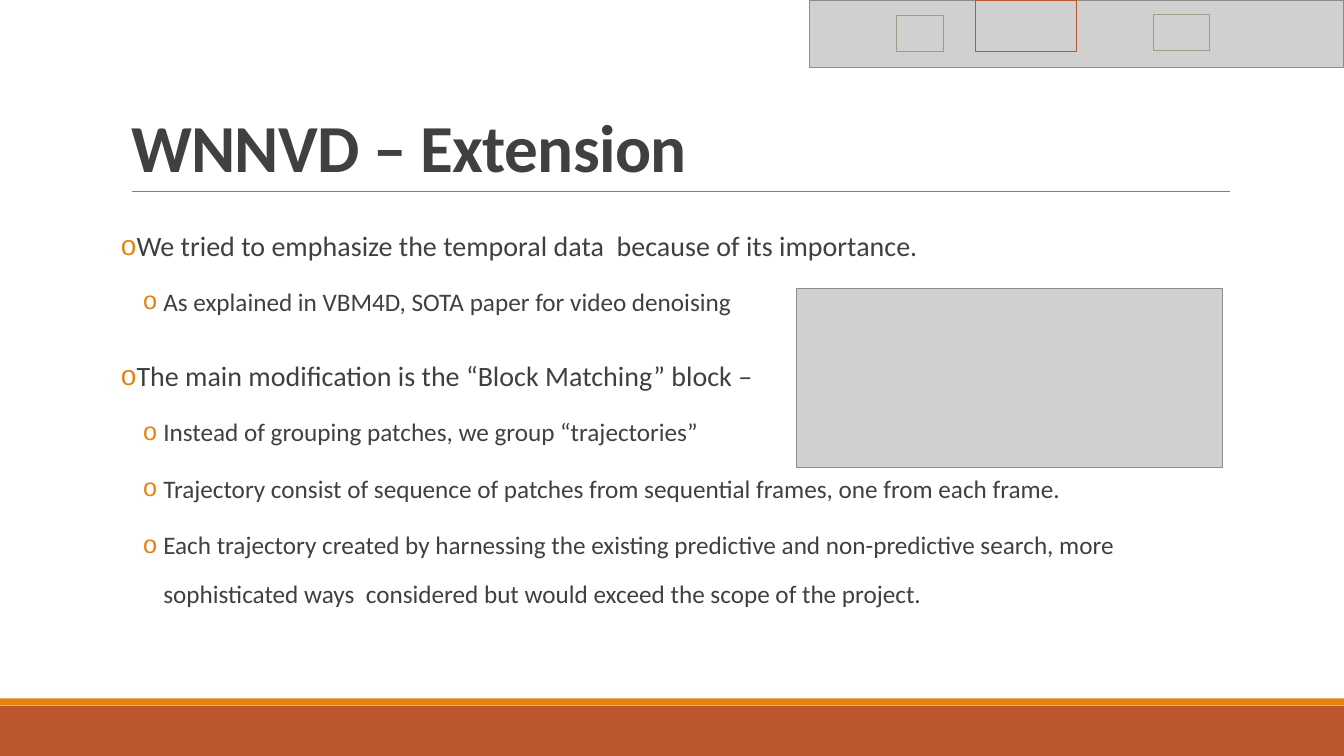
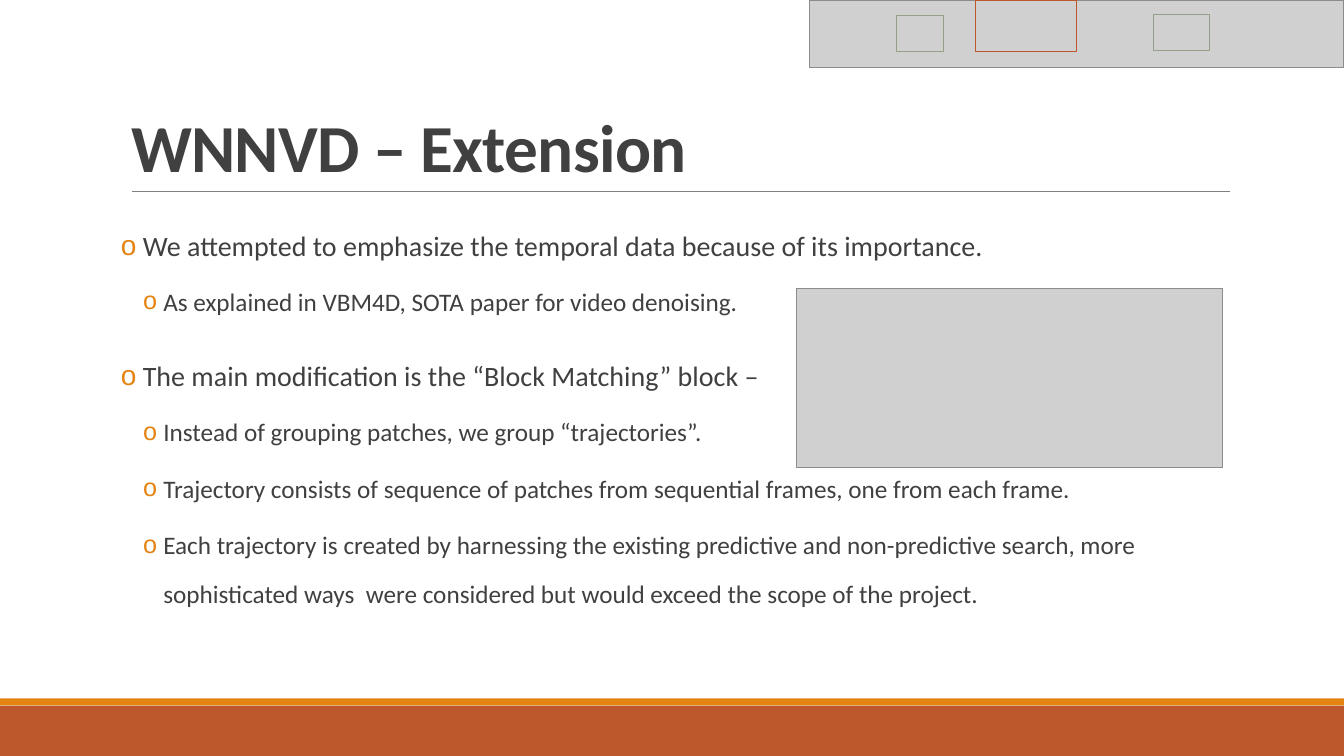
Before and after one commit to roy-hachnochi/WNNM-Video-Denoising, a slide deck: slide 15 of Project Presentation.pptx (slide 12 before the commit). Drawn at 1344x756 pixels with LibreOffice and Linux fonts; fonts in the diff are those of the drawing; grey boxes stand for pictures. Boxes give left, top, right and bottom in pixels: in the first picture for what was removed or moved away, otherwise in the second. Text is boxed around its words. In the diff, an @@ line names an element or a change of style, - is before the commit and + after.

```diff
--- a/Project Presentation.pptx
+++ b/Project Presentation.pptx
@@ text at <box>143,236,982,316</box>: text changed @@
-o We tried to emphasize the temporal data because of its importance.
-  o As explained in VBM4D, SOTA paper for video denoising
+o We attempted to emphasize the temporal data because of its importance.
+  o As explained in VBM4D, SOTA paper for video denoising.
@@ text at <box>163,423,1134,608</box>: text changed @@
-  o Instead of grouping patches, we group “trajectories”
-  o Trajectory consist of sequence of patches from sequential frames, one from each frame.
-  o Each trajectory created by harnessing the existing predictive and non-predictive search, more sophisticated ways considered but would exceed the scope of the project.
+  o Instead of grouping patches, we group “trajectories”.
+  o Trajectory consists of sequence of patches from sequential frames, one from each frame.
+  o Each trajectory is created by harnessing the existing predictive and non-predictive search, more sophisticated ways were considered but would exceed the scope of the project.
```
Also in this commit, not shown: 15 other slides changed, 4 slides added, 4 other files.
